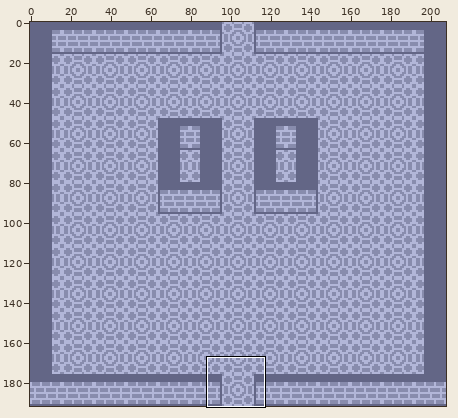
Sprite sheet -- res/images/backgrounds/LifeSciences3.png. The first picture is a wide view before the edit; the outline marks the close-up.
Close-up. First the earlier version:
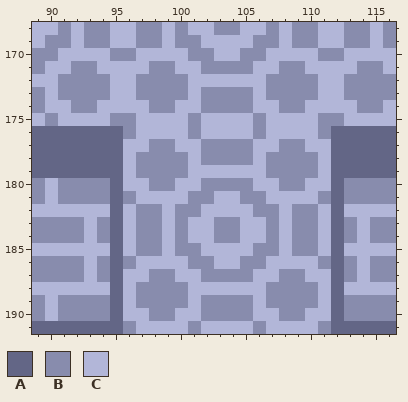
The file is 208x192 pixels. Shown: x 89..116, y 168..191.
Palette (. is transparent): A #636686  B #888cad  C #b2b6d8
Pixels before, first column x 89:
168 CCBCBBCCBBCBCCBBCCBCBBCCBBCB
169 CBBCBBCCBBCBBCCCCBBCBBCCBBCB
170 BBCCCCBBCCCCBBCCBBCCCCBBCCCC
171 BCCBBCCCCBBCCBBBBCCBBCCCCBBC
172 CCBBBBCCBBBBCCCCCCBBBBCCBBBB
173 BCBBBBCCBBBBCBBBBCBBBBCCBBBB
174 BCCBBCCCCBBCCBBBBCCBBCCCCBBC
175 CBCCCCBBCCCCBCCCCBCCCCBBCCCC
176 AAAAAAABCCCCBCCCCBCCCCBAAAAA
177 AAAAAAACCBBCCBBBBCCBBCCAAAAA
178 AAAAAAACBBBBCBBBBCBBBBCAAAAA
179 AAAAAAACBBBBCCCCCCBBBBCAAAAA
180 BCBBBBACCBBCCBBBBCCBBCCABBBB
181 BCBBBBABCCCCBBCCBBCCCCBABBBB
182 CCCCCCACBBCBBCCCCBBCBBCACCCC
183 BBBBCBACBBCBCCBBCCBCBBCABCBB
184 BBBBCBACBBCBCCBBCCBCBBCABCBB
185 CCCCCCACBBCBBCCCCBBCBBCACCCC
186 BBBBCBABCCCCBBCCBBCCCCBABCBB
187 BBBBCBACCBBCCBBBBCCBBCCABCBB
188 CCCCCCACBBBBCCCCCCBBBBCACCCC
189 BCBBBBACBBBBCBBBBCBBBBCABBBB
190 BCBBBBACCBBCCBBBBCCBBCCABBBB
191 AAAAAAABCCCCBCCCCBCCCCBAAAAA
Now the later version:
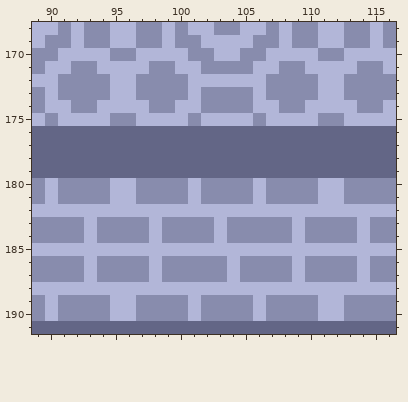
The edit:
y 176: x 96..111 BCCCCBCCCCBCCCCB -> AAAAAAAAAAAAAAAA
y 177: x 96..111 CCBBCCBBBBCCBBCC -> AAAAAAAAAAAAAAAA
y 178: x 96..111 CBBBBCBBBBCBBBBC -> AAAAAAAAAAAAAAAA
y 179: x 96..111 CBBBBCCCCCCBBBBC -> AAAAAAAAAAAAAAAA
y 180: x 95 A -> C; x 97 C -> B; x 100 C -> B; x 107 C -> B; x 110 C -> B; x 112 A -> C
y 181: x 95..101 ABCCCCB -> CCBBBBC; x 103..104 CC -> BB; x 106..112 BCCCCBA -> CBBBBCC
y 182: x 95 A -> C; x 97..98 BB -> CC; x 100..101 BB -> CC; x 106..107 BB -> CC; x 109..110 BB -> CC; x 112 A -> C
y 183..184: x 95..96 AC -> BB; x 98..99 BC -> CB; x 101..103 CCB -> BBC; x 105..106 CC -> BB; x 108..109 CB -> BC; x 111..112 CA -> BB
y 185: x 95 A -> C; x 97..98 BB -> CC; x 100..101 BB -> CC; x 106..107 BB -> CC; x 109..110 BB -> CC; x 112 A -> C
y 186: x 95 A -> B; x 97 C -> B; x 99..100 CC -> BB; x 103 C -> B; x 107..108 CC -> BB; x 110 C -> B; x 112 A -> B
y 187: x 95..98 ACCB -> BBBC; x 100..101 CC -> BB; x 104 B -> C; x 106..107 CC -> BB; x 109..112 BCCA -> CBBB
y 188: x 95 A -> C; x 97..100 BBBB -> CCCC; x 107..110 BBBB -> CCCC; x 112 A -> C
y 189: x 95 A -> C; x 112 A -> C
y 190: x 95 A -> C; x 97 C -> B; x 100 C -> B; x 107 C -> B; x 110 C -> B; x 112 A -> C
y 191: x 96..111 BCCCCBCCCCBCCCCB -> AAAAAAAAAAAAAAAA
